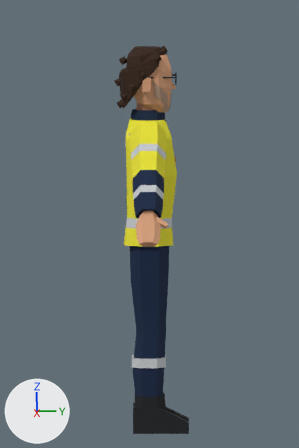
The Blender file characters/curly_analyst/curly_analyst_ppe.blend, before and after one commit.
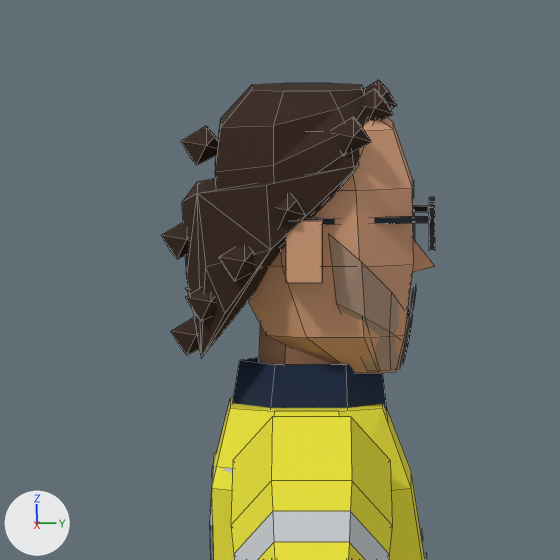
Old and new are each drawn from the file's camera 'Cam' and again close up on the part from 26% to 69% of the width and 6% to 35% of the height. Lighting does not change. The marker at lower left points along +X, +Y and +Z. The first two pictures are the older version. The close-ups show mesh edges as thin lines.

The first close-up shows 'curly_analyst_ppe'.
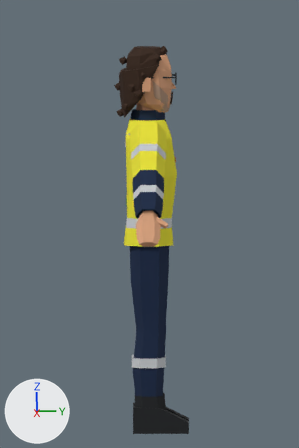
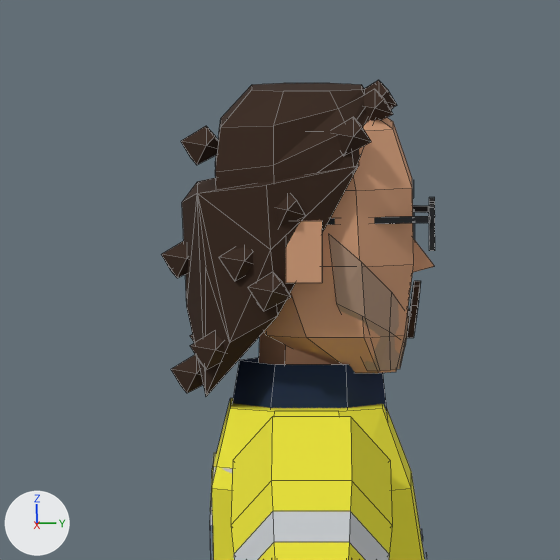
Changed parts and their boxes [x1, y1, x2, y2] in the close-ups (560 x 560 px; the box of a moved part takes in the faces that stretch with it):
part 1 of me_curly_analyst_ppe, moved or reshaped: before [185, 288, 216, 321]; after [248, 273, 291, 311]
part 2 of me_curly_analyst_ppe, moved or reshaped: before [171, 317, 199, 355]; after [190, 333, 225, 369]
part 3 of me_curly_analyst_ppe, moved or reshaped (mostly hidden afterwards): before [161, 222, 188, 259]; after [190, 334, 194, 342]
part 4 of me_curly_analyst_ppe, added (brown): after [171, 355, 203, 393]
part 5 of me_curly_analyst_ppe, added (brown): after [161, 241, 189, 278]
part 6 of me_curly_analyst_ppe, moved or reshaped: before [182, 169, 416, 364]; after [182, 167, 421, 396]

What changed in the scene script:
```text
Change me_curly_analyst_ppe:
    used by ob_curly_analyst_ppe; location = (0.0, 0.0, 0.0)
    remove me_curly_analyst_ppe.from_pydata(...)  # 882 vertices, 725 faces; spans x -0.65..0.65, y -0.16..0.18, z 0.0..1.77
    add me_curly_analyst_ppe.from_pydata(...)  # 909 vertices, 763 faces; spans x -0.65..0.65, y -0.16..0.18, z 0.0..1.77
    me_curly_analyst_ppe part 1: the loose piece of 8 vertices spanning x 0.04..0.09, y -0.14..-0.09, z 1.52..1.56 is moved by (0.06, 0.07, 0.01)
    me_curly_analyst_ppe part 2: the loose piece of 8 vertices spanning x -0.02..0.02, y -0.15..-0.11, z 1.48..1.52 is moved by (0.08, 0.02, -0.01)
    me_curly_analyst_ppe part 3: the loose piece of 8 vertices spanning x -0.02..0.02, y -0.16..-0.12, z 1.58..1.62 is moved by (-0.08, 0.03, -0.11)
    me_curly_analyst_ppe part 4: the loose piece of 8 vertices spanning x -0.02..0.02, y -0.15..-0.11, z 1.48..1.52 is copied, and the copy is moved by (0.0, 0.0, -0.04); it spans x -0.02..0.02, y -0.15..-0.11, z 1.44..1.48
    me_curly_analyst_ppe part 5: the loose piece of 8 vertices spanning x -0.02..0.02, y -0.16..-0.12, z 1.58..1.62 is copied, and the copy is moved by (0.0, 0.0, -0.02); it spans x -0.02..0.02, y -0.16..-0.12, z 1.56..1.6
    me_curly_analyst_ppe part 6
    16 vertices are removed from x -0.09..0.09, y -0.12..0.1, z 1.47..1.55
    28 faces are deleted
    5 vertices move from x -0.05..0.05, y -0.14..0.1, z 1.49..1.56 to x -0.06..0.06, y -0.14..0.11, z 1.51..1.54
    23 vertices are added at x -0.12..0.12, y -0.12..0.11, z 1.44..1.56
    41 new faces join them
    other edits to the shape of me_curly_analyst_ppe do not show in these pictures
```
